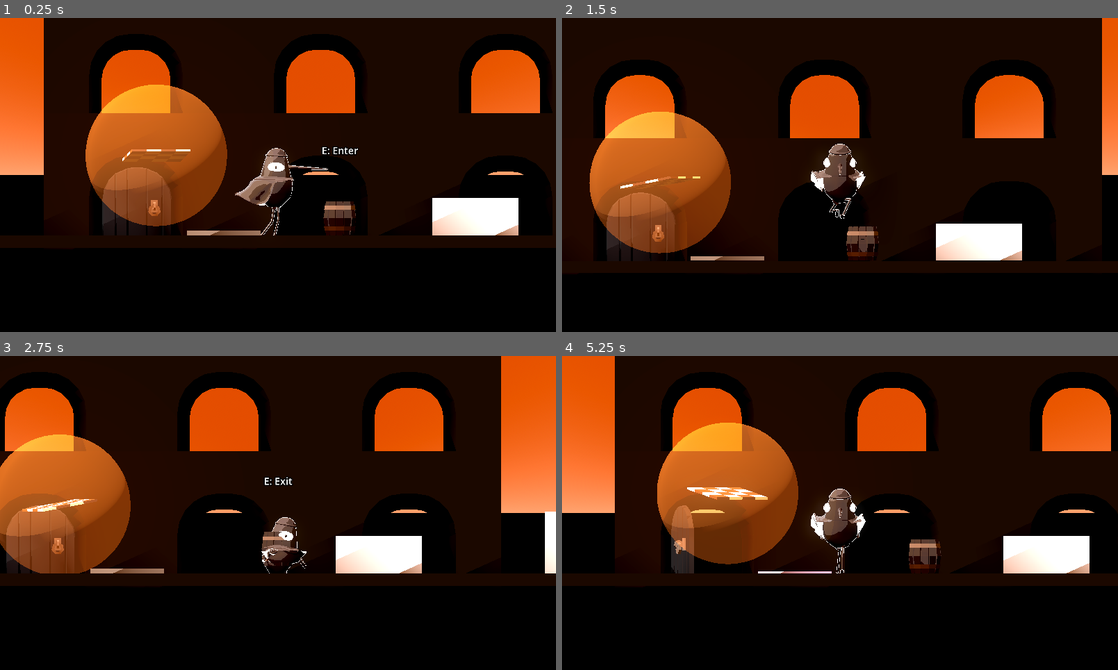
Above: before the commit, frames 1-4 (two rows, left to right).
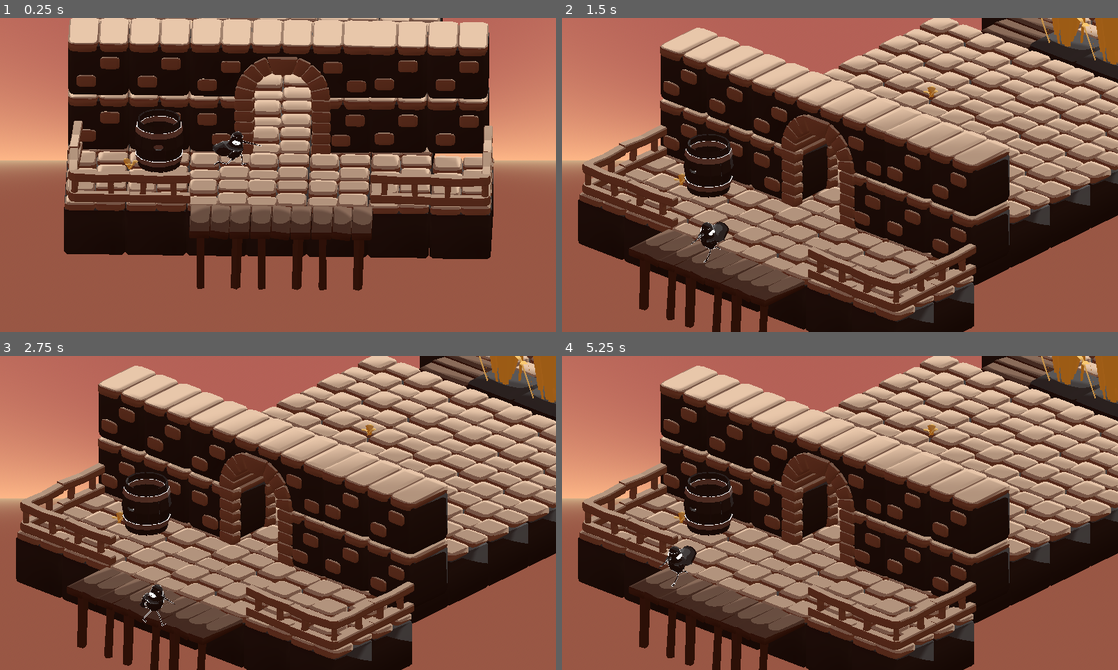
Above: after the commit, the same moments.

Repository: puleri/godot-test
Game: Godot game, scene res://Levels/Demo_A1.tscn
The game is run twice, just before and just after one commit, with the same random seed, the same clock (stepped at 60 frames per second) and the same inputs. Before the commit the project starts from res://scenes/Main.tscn.
Inputs:
- Up to frame 1 (0.25 s): no input
- Up to frame 2 (1.5 s): hold D (move_right) 0.53-1.28 s; tap E (interact) at 0.6, 1.35 s; tap Space (jump) at 0.77 s; hold S (move_down) from 1.28 s (still down)
- Up to frame 3 (2.75 s): tap Space (jump) at 1.52 s; release S (move_down) at 2.03 s; hold D (move_right) from 2.03 s (still down); tap E (interact) at 2.1 s
- Up to frame 4 (5.25 s): release D (move_right) at 2.78 s; hold W (move_up) 2.78-3.53 s; tap E (interact) every 0.75 s from 2.85 to 5.1 s; tap Space (jump) at 3.02, 3.77, 4.52 s; hold A (move_left) 3.53-5.03 s; hold S (move_down) from 5.03 s (still down)

The runs differ from the first frame. In frame 1, 86% of the frame differs, in the area x 0-100%, y 0-100%; in frame 2, 87%; in frame 3, 88%; in frame 4, 91%.

Commit message:
changed main scene

Diff:
--- a/project.godot
+++ b/project.godot
@@ -11,7 +11,7 @@
 [application]
 
 config/name="godot-test"
-run/main_scene="res://scenes/Main.tscn"
+run/main_scene="res://levels/Demo_A1.tscn"
 config/features=PackedStringArray("4.6", "GL Compatibility")
 config/icon="res://icon.svg"
 
